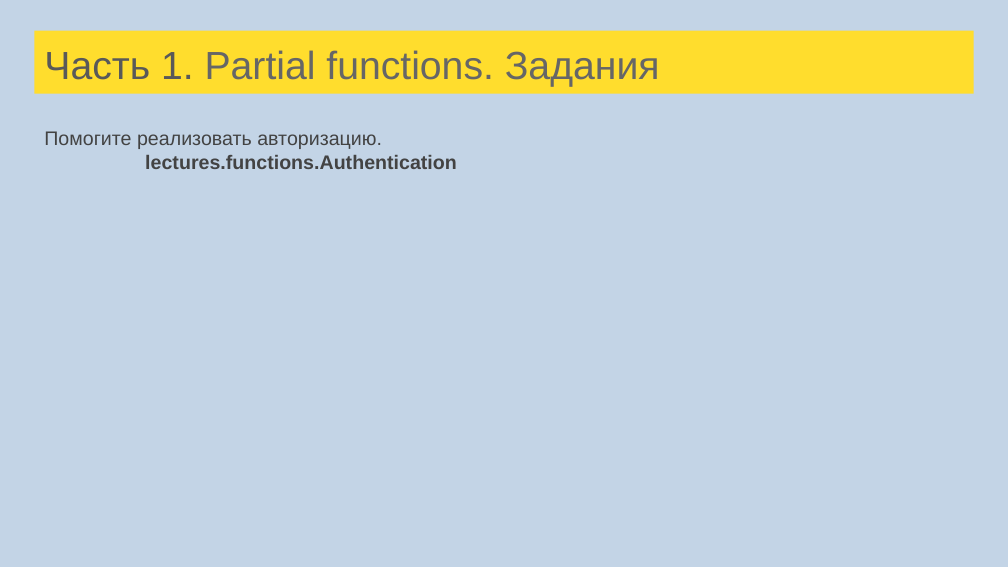
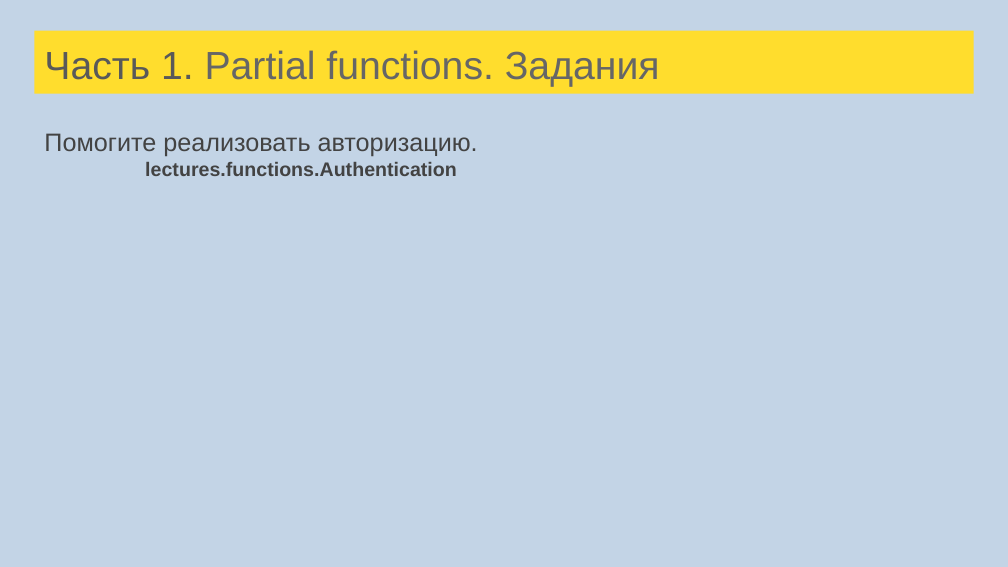
Before and after one commit to tralfamadore/ScalaLectures, a slide deck: slide 48 of src/main/resources/Лекции Scala для FinTech.pptx. Drawn at 1008x567 pixels with LibreOffice and Linux fonts; fonts in the diff are those of the drawing. Boxes give left, top, right and bottom in pixels: in the first picture for what was removed or moved away, otherwise in the second. Text is boxed around its words. In the diff, an @@ line names an element or a change of style, - is before the commit and + after.

```diff
--- a/src/main/resources/Лекции Scala для FinTech.pptx
+++ b/src/main/resources/Лекции Scala для FinTech.pptx
@@ text at bbox=[44, 133, 478, 156]: size 14 to 18 pt in "Помогите реализовать авторизацию." @@
```
Also in this commit, not shown: 17 other slides changed, 16 slides added, 2 slides removed, 1 other file.
